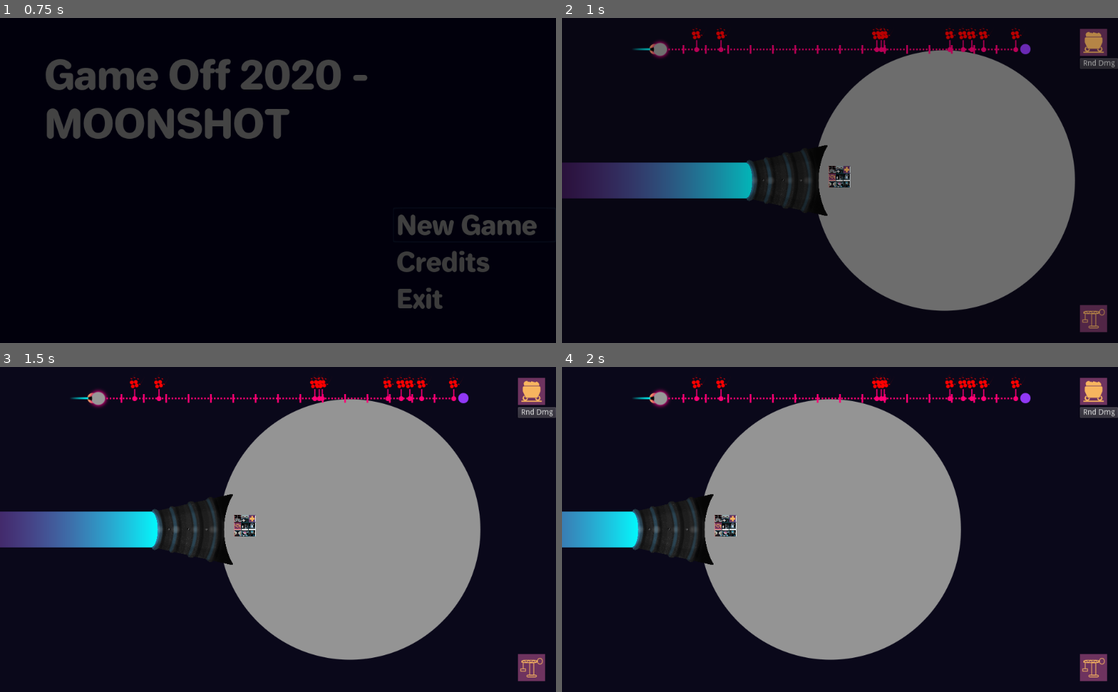
Above: before the commit, frames 1-4 (two rows, left to right).
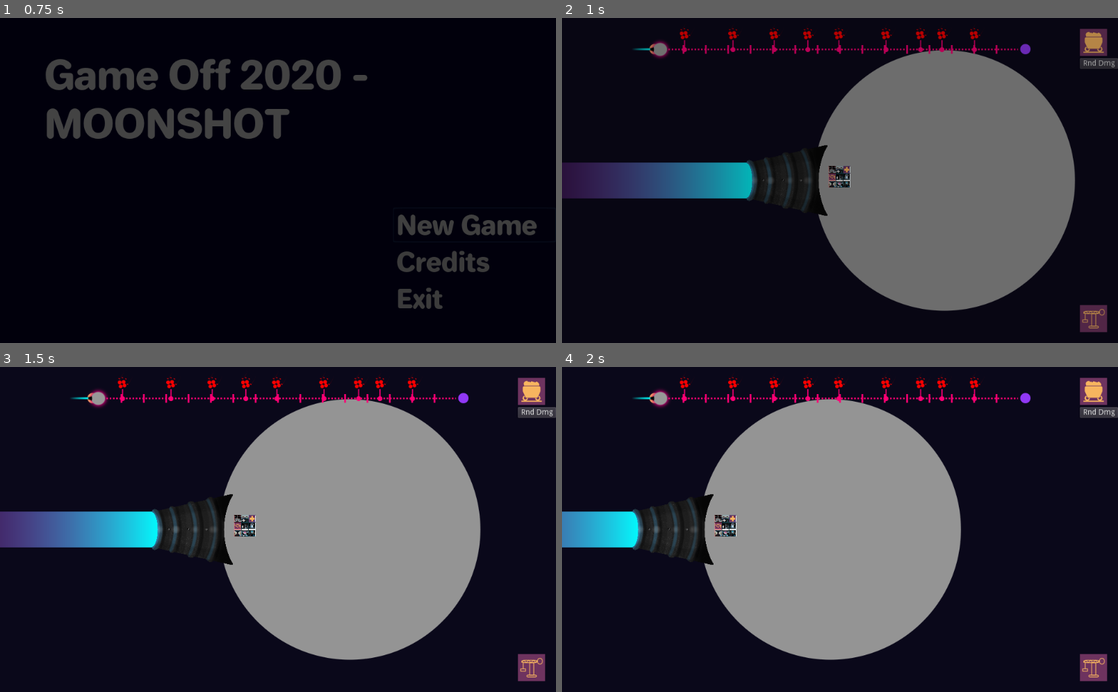
Above: after the commit, the same moments.

Repository: jhlothamer/gameOff2020
Game: Godot game, scene res://scenes/title/title.tscn
Same seed, same stepped clock (60 frames per second), same inputs: the game is played once before the commit and once after it. Sound files missing from this copy of the repository are replaced by a short silence.
Inputs (mouse positions are in pixels of both pictures, inside the frame that each line leads up to):
- Up to frame 1 (0.75 s): click "New Game" at 0.5 s
- Up to frame 2 (1 s): no input
- Up to frame 3 (1.5 s): move the mouse to (400, 513) at 1.27 s; hold Right (ui_right) from 1.28 s (still down); click (400, 513) at 1.42 s
- Up to frame 4 (2 s): keep holding Right (ui_right)

Frame 1 is identical in both runs. In frame 2, 0.9% of the frame differs, in the area x 21-83%, y 2-11%; in frame 3, 1.0%; in frame 4, 1.0%.

Commit message:
made events more regular with some fuzzing and offset from start

Diff:
--- a/game/scenes/managers/SpawnerMgr.gd
+++ b/game/scenes/managers/SpawnerMgr.gd
@@ -30,6 +30,7 @@
 export var fragment_propel_variance_max = 1.0
 export var shower_duration_min = 15
 export var shower_duration_max = 30
+export var range_of_time_between_showers = 50
 # in seconds
 var total_game_time = 0
 
@@ -102,13 +103,21 @@
 
 func _initialize_timeline():
 	total_game_time = get_parent().get_node("Hud/TimeLine").game_time_length_minutes * 60
+	var time_before_events_start = 120
+	var adjusted_time_range = total_game_time - 120
 	var total_shower_events = randi() % (showers_per_game_max - showers_per_game_min) + showers_per_game_min
-	for x in range( 0, total_shower_events + 1 ):
-		var seconds_event = randi() % (total_game_time - 1) + 1
+	var interval = adjusted_time_range / total_shower_events
+	print("total shower evernts = " + str(total_shower_events))
+	for x in range( 0, total_shower_events  ):
+		var seconds_event = time_before_events_start + ( x * interval)
+		seconds_event += rand_range(-range_of_time_between_showers,range_of_time_between_showers)
+		if seconds_event > total_game_time:
+			seconds_event = total_game_time - (120 + rand_range(-20,20))
 		var event_dict = {}
 		event_dict["type"] = 0
 		event_dict["time"] = seconds_event
 		event_dict["duration"] = randi() % (shower_duration_max - shower_duration_min) + shower_duration_min
+		print(seconds_event)
 		if get_parent().get_node("Hud/TimeLine")._add_event_dict(event_dict):
 			pass
 		else:
--- a/game/scenes/managers/SpawnerMgr.tscn
+++ b/game/scenes/managers/SpawnerMgr.tscn
@@ -4,10 +4,6 @@
 
 [node name="SpawnerMgr" type="Node"]
 script = ExtResource( 1 )
-min_time_between_asteroids = 1.0
-max_time_between_asteroids = 2.0
-fragment_propel_variance_min = 0.6
-fragment_propel_variance_max = 1.0
 
 [node name="AsteroidTimer" type="Timer" parent="."]
 one_shot = true
